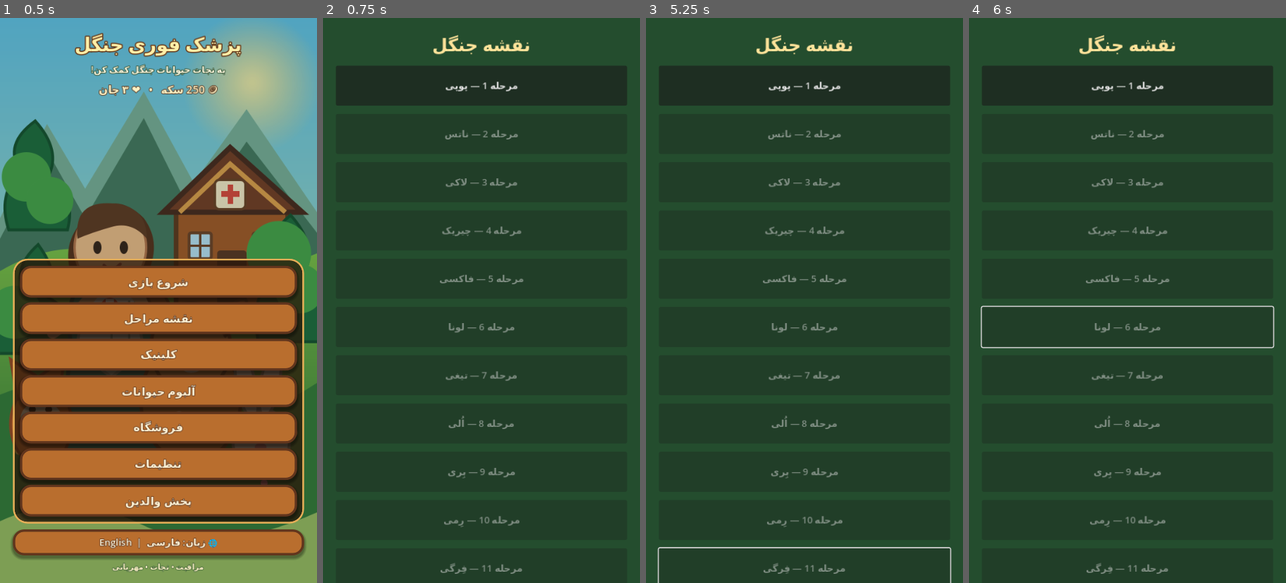
Above: before the commit, frames 1-4 (left to right).
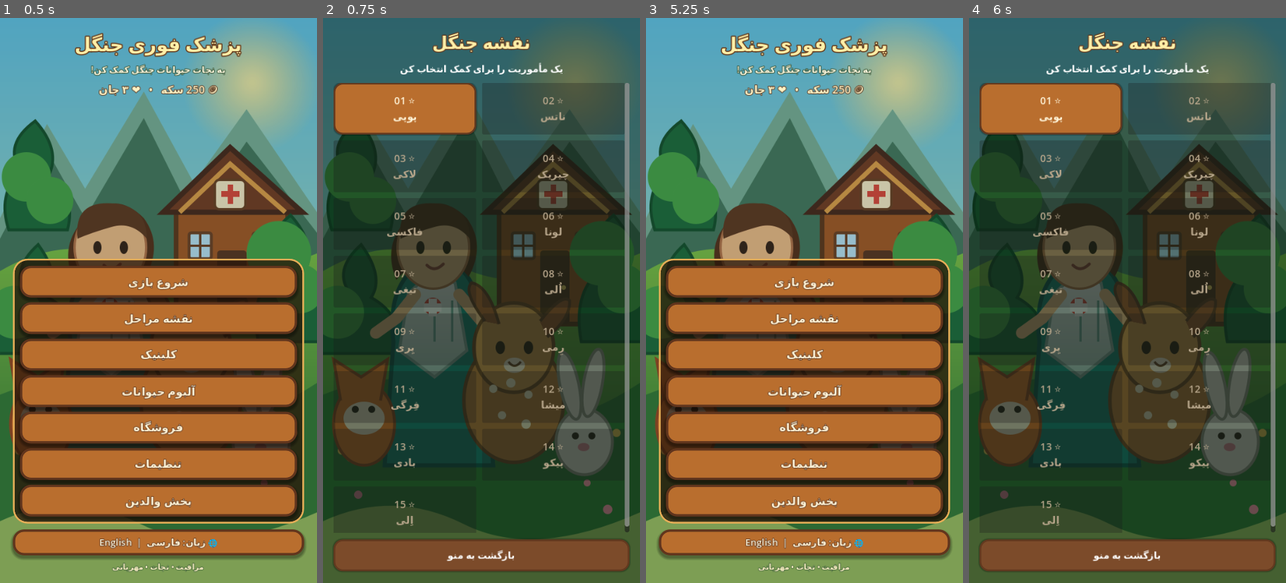
Above: after the commit, the same moments.

Repository: Javadmk1/Forest-Emergency-Vet
Game: Godot game, scene res://scenes/main_menu.tscn
The game is run twice, just before and just after one commit, with the same random seed, the same clock (stepped at 60 frames per second) and the same inputs.
Inputs (mouse positions are in pixels of both pictures, inside the frame that each line leads up to):
- Up to frame 1 (0.5 s): no input
- Up to frame 2 (0.75 s): click "شروع بازی" at 0.5 s
- Up to frame 3 (5.25 s): click "مرحله 1 — پوپی" (after the commit: "⭐ 01 پوپی") at 1.25 s; click "موچین" at 2 s; click "بیرون آوردن خار" at 2.75 s; click "شست‌وشو" at 3.5 s; click "بازگشت به نقشه" at 4.25 s; click (804, 554) at 5 s, where only the run after the commit has a clickable "بازگشت به منو"
- Up to frame 4 (6 s): click (1127, 317) at 5.75 s, where only the run after the commit has a clickable "نقشه مراحل"

Frame 1 is identical in both runs. In frame 2, 60% of the frame differs, in the area x 0-100%, y 0-100%; in frame 3, 97%; in frame 4, 61%.

Commit message:
Add illustrated forest map and wood mission cards

Diff:
--- a/scripts/level_select.gd
+++ b/scripts/level_select.gd
@@ -1,42 +1,94 @@
 extends Control
 
+func _wood_style(color := "#b96e2e") -> StyleBoxFlat:
+    var s := StyleBoxFlat.new()
+    s.bg_color = Color(color)
+    s.border_color = Color("#63391f")
+    s.set_border_width_all(3)
+    s.set_corner_radius_all(15)
+    s.shadow_color = Color(0, 0, 0, 0.3)
+    s.shadow_size = 3
+    s.content_margin_left = 8
+    s.content_margin_right = 8
+    s.content_margin_top = 6
+    s.content_margin_bottom = 6
+    return s
+
 func _ready() -> void:
-    var bg := ColorRect.new()
-    bg.color = Color("#244d2e")
-    bg.set_anchors_and_offsets_preset(Control.PRESET_FULL_RECT)
-    add_child(bg)
+    var art := TextureRect.new()
+    art.texture = load("res://assets/forest_menu_bg.svg")
+    art.expand_mode = TextureRect.EXPAND_IGNORE_SIZE
+    art.stretch_mode = TextureRect.STRETCH_KEEP_ASPECT_COVERED
+    art.set_anchors_and_offsets_preset(Control.PRESET_FULL_RECT)
+    add_child(art)
+
+    var shade := ColorRect.new()
+    shade.color = Color(0.02, 0.1, 0.04, 0.58)
+    shade.set_anchors_and_offsets_preset(Control.PRESET_FULL_RECT)
+    add_child(shade)
 
     var margin := MarginContainer.new()
     margin.set_anchors_and_offsets_preset(Control.PRESET_FULL_RECT)
-    margin.add_theme_constant_override("margin_left", 22)
-    margin.add_theme_constant_override("margin_right", 22)
-    margin.add_theme_constant_override("margin_top", 24)
-    margin.add_theme_constant_override("margin_bottom", 24)
+    margin.add_theme_constant_override("margin_left", 18)
+    margin.add_theme_constant_override("margin_right", 18)
+    margin.add_theme_constant_override("margin_top", 20)
+    margin.add_theme_constant_override("margin_bottom", 20)
     add_child(margin)
 
     var column := VBoxContainer.new()
-    column.add_theme_constant_override("separation", 14)
+    column.add_theme_constant_override("separation", 12)
     margin.add_child(column)
 
     var title := Label.new()
     title.text = "نقشه جنگل" if LanguageManager.is_persian() else "Forest Map"
     title.horizontal_alignment = HORIZONTAL_ALIGNMENT_CENTER
     title.add_theme_font_size_override("font_size", 30)
-    title.add_theme_color_override("font_color", Color("#ffe39a"))
+    title.add_theme_color_override("font_color", Color("#fff0a8"))
+    title.add_theme_color_override("font_outline_color", Color("#60371d"))
+    title.add_theme_constant_override("outline_size", 6)
     column.add_child(title)
+
+    var hint := Label.new()
+    hint.text = "یک مأموریت را برای کمک انتخاب کن" if LanguageManager.is_persian() else "Choose a mission and help an animal"
+    hint.horizontal_alignment = HORIZONTAL_ALIGNMENT_CENTER
+    hint.add_theme_color_override("font_color", Color.WHITE)
+    hint.add_theme_font_size_override("font_size", 16)
+    column.add_child(hint)
+
+    var scroll := ScrollContainer.new()
+    scroll.size_flags_vertical = Control.SIZE_EXPAND_FILL
+    column.add_child(scroll)
+
+    var grid := GridContainer.new()
+    grid.columns = 2
+    grid.size_flags_horizontal = Control.SIZE_EXPAND_FILL
+    grid.add_theme_constant_override("h_separation", 10)
+    grid.add_theme_constant_override("v_separation", 10)
+    scroll.add_child(grid)
 
     for i in range(1, 16):
         var button := Button.new()
         var level_data = _get_level(i)
-        var label = "مرحله %d — %s" % [i, level_data.get("animal_name_fa", "")] if LanguageManager.is_persian() else "Level %d — %s" % [i, level_data.get("animal_name_en", "Animal")]
-        button.text = label
-        button.custom_minimum_size.y = 68
-        button.disabled = not SaveManager.data.get("progress", {}).get("unlocked_levels", [1]).has(i)
+        var animal_fa := str(level_data.get("animal_name_fa", "حیوان جنگل"))
+        var animal_en := str(level_data.get("animal_name_en", "Forest Animal"))
+        var unlocked: Array = SaveManager.data.get("progress", {}).get("unlocked_levels", [1])
+        button.text = ("⭐ %02d\n%s" % [i, animal_fa]) if LanguageManager.is_persian() else ("⭐ %02d\n%s" % [i, animal_en])
+        button.custom_minimum_size = Vector2(0, 88)
+        button.size_flags_horizontal = Control.SIZE_EXPAND_FILL
+        button.add_theme_stylebox_override("normal", _wood_style())
+        button.add_theme_stylebox_override("hover", _wood_style("#d58a3e"))
+        button.add_theme_color_override("font_color", Color("#fff4d8"))
+        button.add_theme_color_override("font_disabled_color", Color("#b6a58a"))
+        button.add_theme_font_size_override("font_size", 17)
+        button.disabled = not unlocked.has(i)
         button.pressed.connect(_open_level.bind(i))
-        column.add_child(button)
+        grid.add_child(button)
 
     var back := Button.new()
-    back.text = "بازگشت" if LanguageManager.is_persian() else "Back"
+    back.text = "بازگشت به منو" if LanguageManager.is_persian() else "Back to Menu"
+    back.custom_minimum_size.y = 54
+    back.add_theme_stylebox_override("normal", _wood_style("#7c4b2a"))
+    back.add_theme_color_override("font_color", Color.WHITE)
     back.pressed.connect(func(): get_tree().change_scene_to_file("res://scenes/main_menu.tscn"))
     column.add_child(back)
 
@@ -45,7 +97,7 @@
         get_tree().change_scene_to_file("res://scenes/treatment.tscn")
     else:
         var dialog := AcceptDialog.new()
-        dialog.dialog_text = "این مرحله در حال ساخت است." if LanguageManager.is_persian() else "This level is still in development."
+        dialog.dialog_text = "این مرحله هنوز قابل بازی نیست." if LanguageManager.is_persian() else "This mission is not playable yet."
         add_child(dialog)
         dialog.popup_centered()
 
